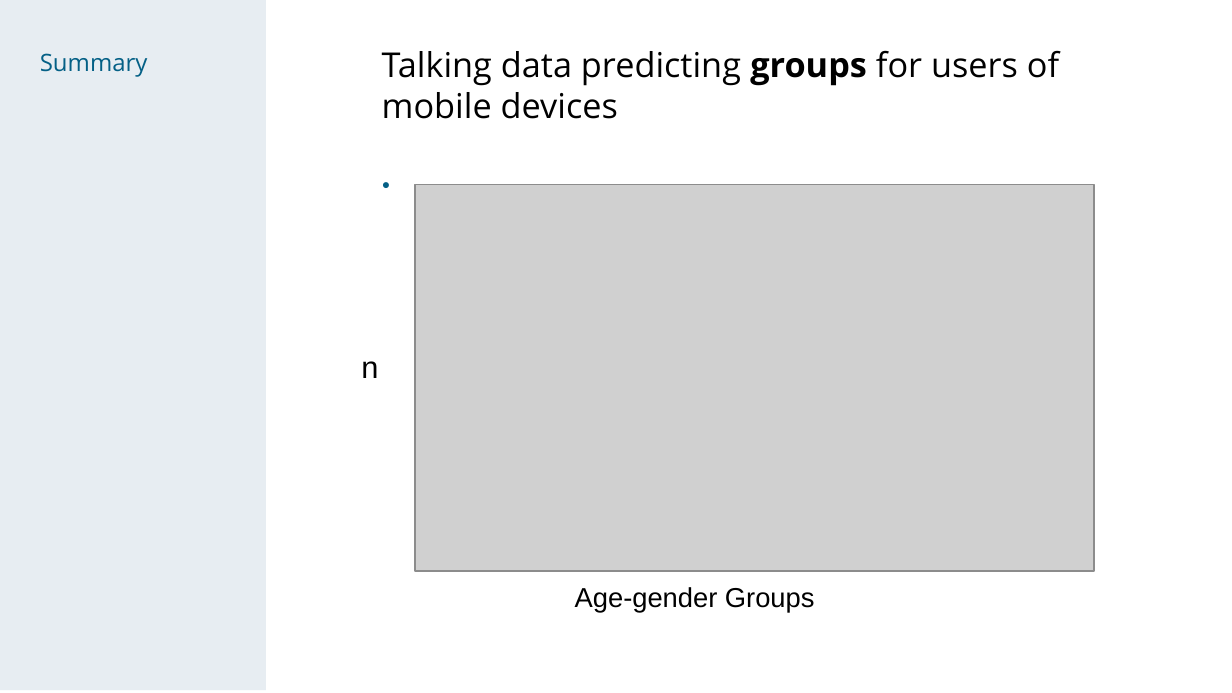
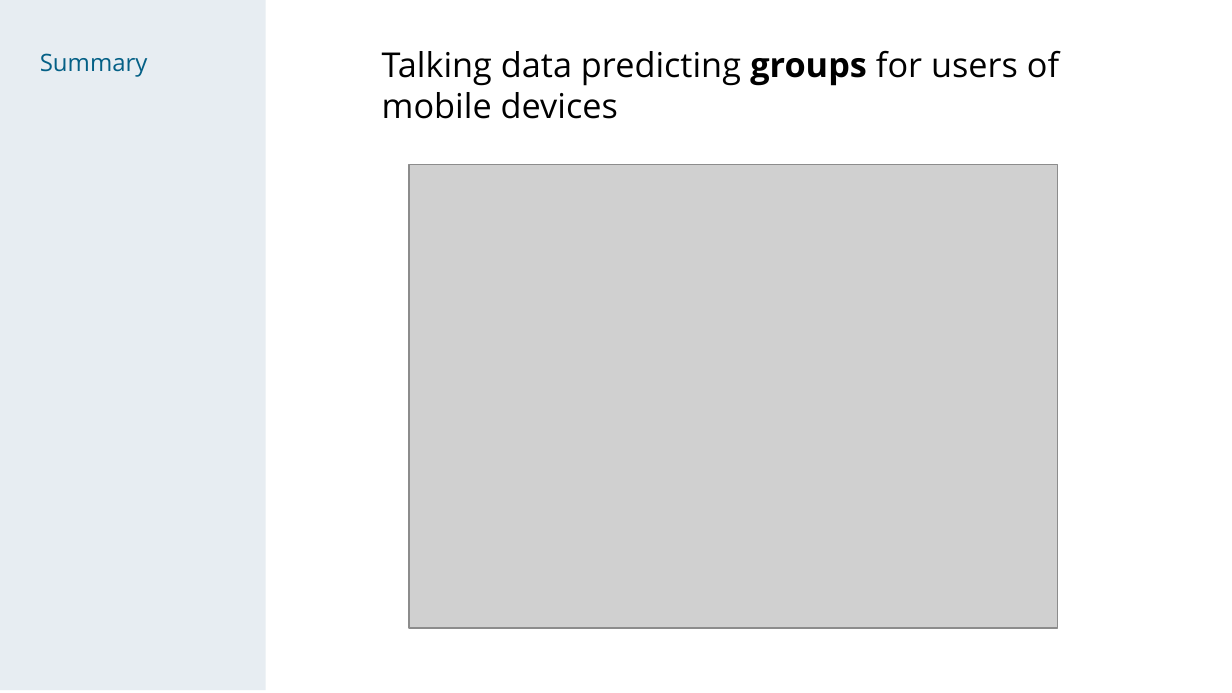
Before and after one commit to chechir/talking_data, a slide deck: slide 5 of brussels/deck_overview_detail.odp. Drawn at 1232x693 pixels with LibreOffice and Linux fonts; fonts in the diff are those of the drawing; grey boxes stand for pictures. Boxes give left, top, right and bottom in pixels: in the first picture for what was removed or moved away, otherwise in the second. Text is boxed around its words. In the diff, an @@ line names an element or a change of style, - is before the commit and + after.

Commit message:
updated deck with better visualizations for group + age and gender

```diff
--- a/brussels/deck_overview_detail.odp
+++ b/brussels/deck_overview_detail.odp
@@ picture resized from (x1=415, y1=185, x2=1094, y2=572) to (x1=409, y1=165, x2=1057, y2=628) @@
@@ text removed at (x1=361, y1=361, x2=378, y2=378) @@
-n
@@ text removed at (x1=575, y1=587, x2=815, y2=613) @@
-Age-gender Groups
```
Also in this commit, not shown: 5 other slides changed.
